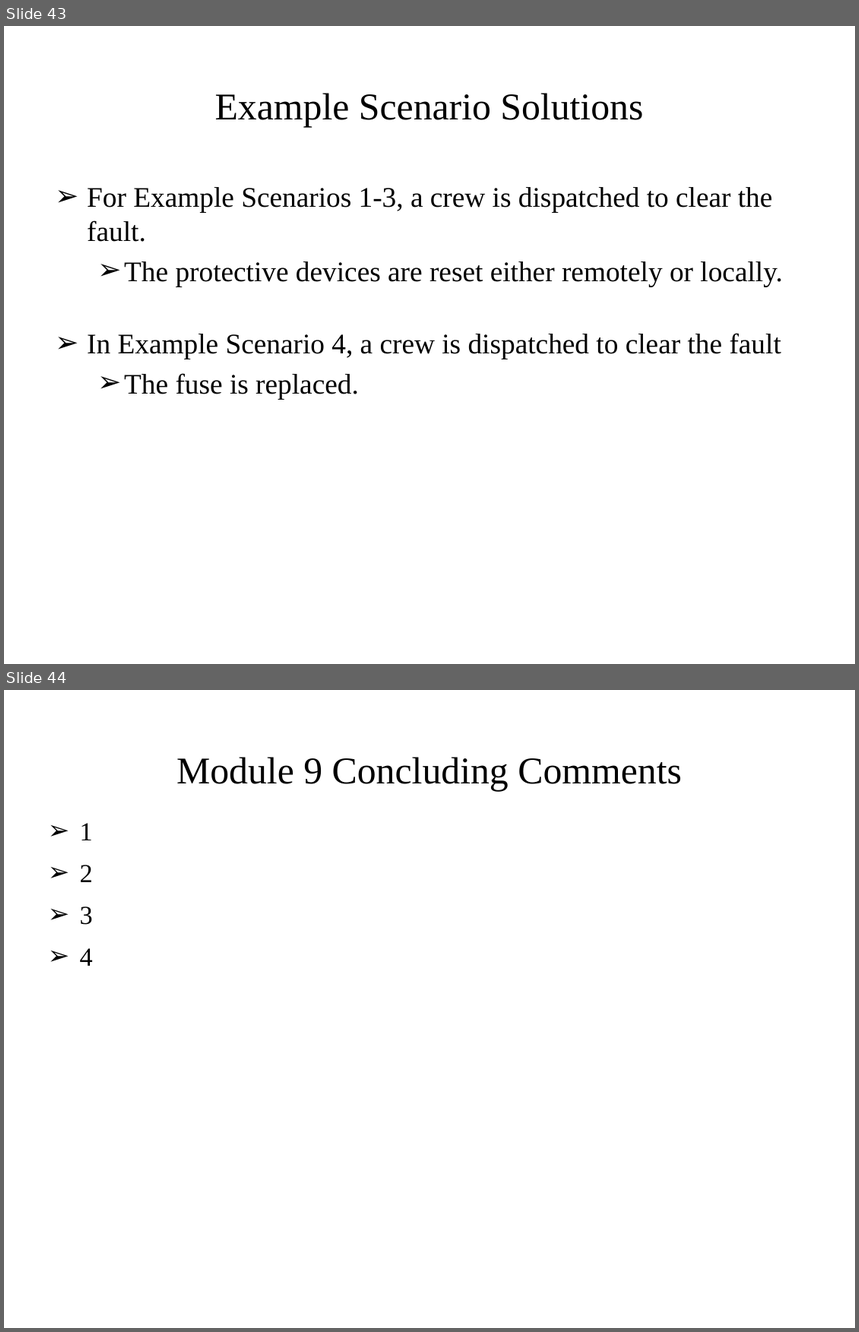
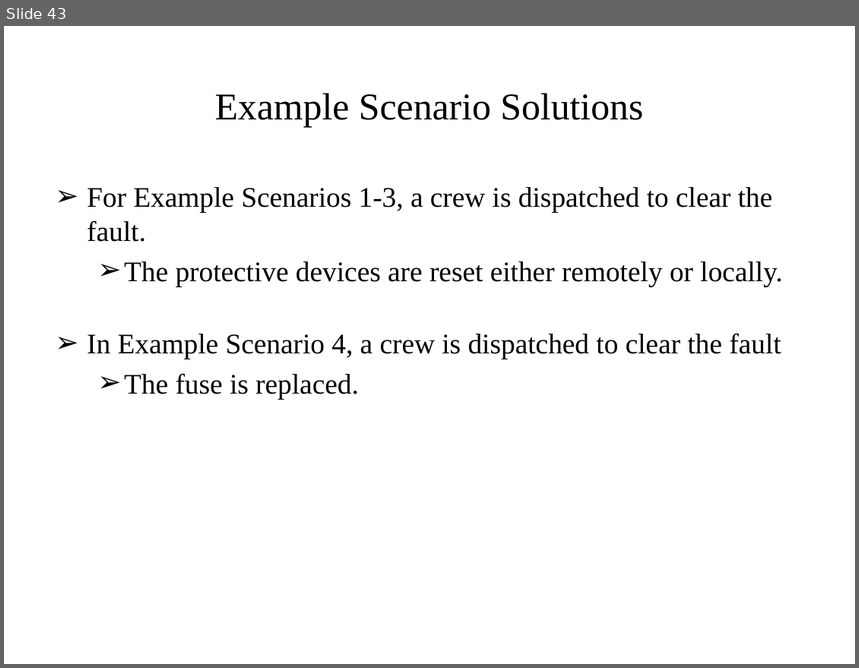
Before and after one commit to gridlab-d/course, a slide deck: University of Washington Class/Module 9 - Automated switching and reconfiguration.pptx. Shown one above the other, each under a label of ours: slides 43 and 44 before the commit, slide 43 after it. The pictures are 859x1332 and 859x668 pixels, drawn with LibreOffice and Linux fonts; fonts in the diff are those of the drawing. Boxes give left, top, right and bottom in pixels: in the first picture for what was removed or moved away, otherwise in the second. Text is boxed around its words. In the diff, an @@ line names an element or a change of style, - is before the commit and + after.

```diff
--- a/University of Washington Class/Module 9 - Automated switching and reconfiguration.pptx
+++ b/University of Washington Class/Module 9 - Automated switching and reconfiguration.pptx
@@ slide 44 removed at (4,690,855,1328), background #FFFFFF @@
@@ title removed at (177,757,682,791) @@
-Module 9 Concluding Comments
@@ text removed at (80,823,93,966) @@
-➢ 1
-➢ 2
-➢ 3
-➢ 4
```
Also in this commit, not shown: 1 slide added, 4 other files.
